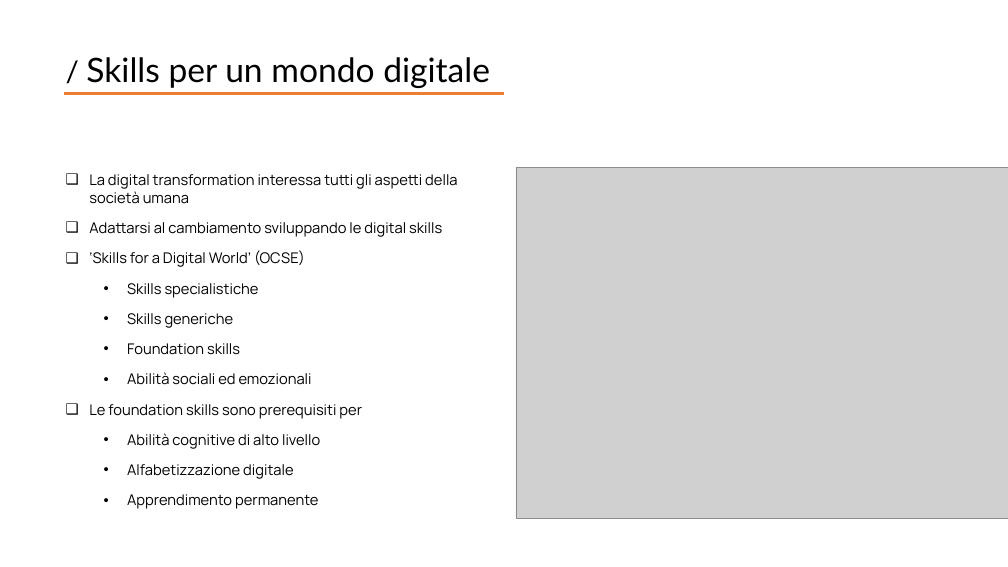
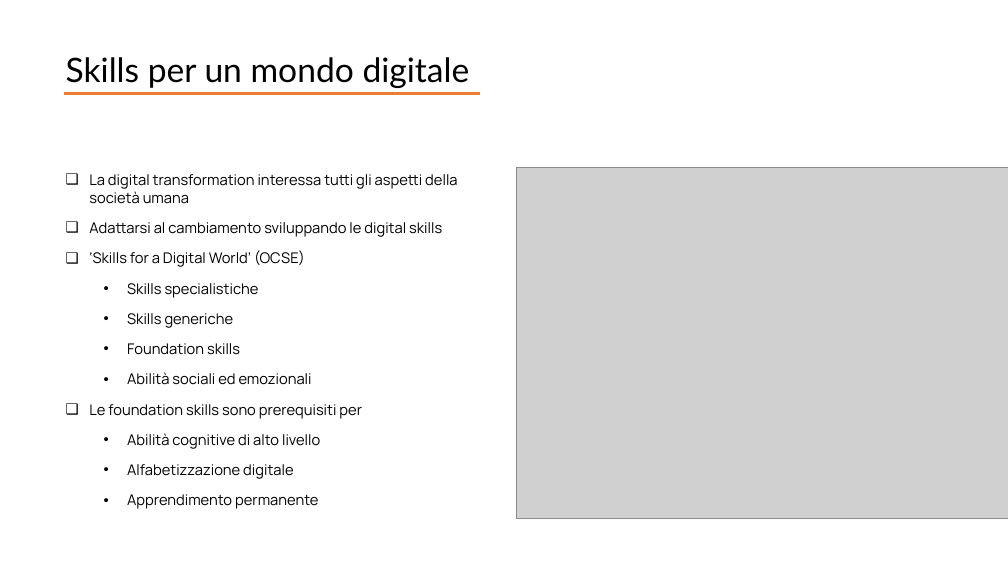
Before and after one commit to giocoal/social-issues-in-information-society-project, a slide deck: slide 10 of Presentazione/Presentazione_completa - Copy.pptx (slide 8 before the commit). Drawn at 1008x567 pixels with LibreOffice and Linux fonts; fonts in the diff are those of the drawing; grey boxes stand for pictures. Boxes give left, top, right and bottom in pixels: in the first picture for what was removed or moved away, otherwise in the second. Text is boxed around its words. In the diff, an @@ line names an element or a change of style, - is before the commit and + after.

```diff
--- a/Presentazione/Presentazione_completa - Copy.pptx
+++ b/Presentazione/Presentazione_completa - Copy.pptx
@@ text at [66, 57, 470, 88]: text changed @@
-/ Skills per un mondo digitale
+Skills per un mondo digitale
@@ line moved from (64, 94) - (504, 94) to (64, 94) - (480, 94) @@
```
Also in this commit, not shown: 4 other slides changed, 2 slides added.
